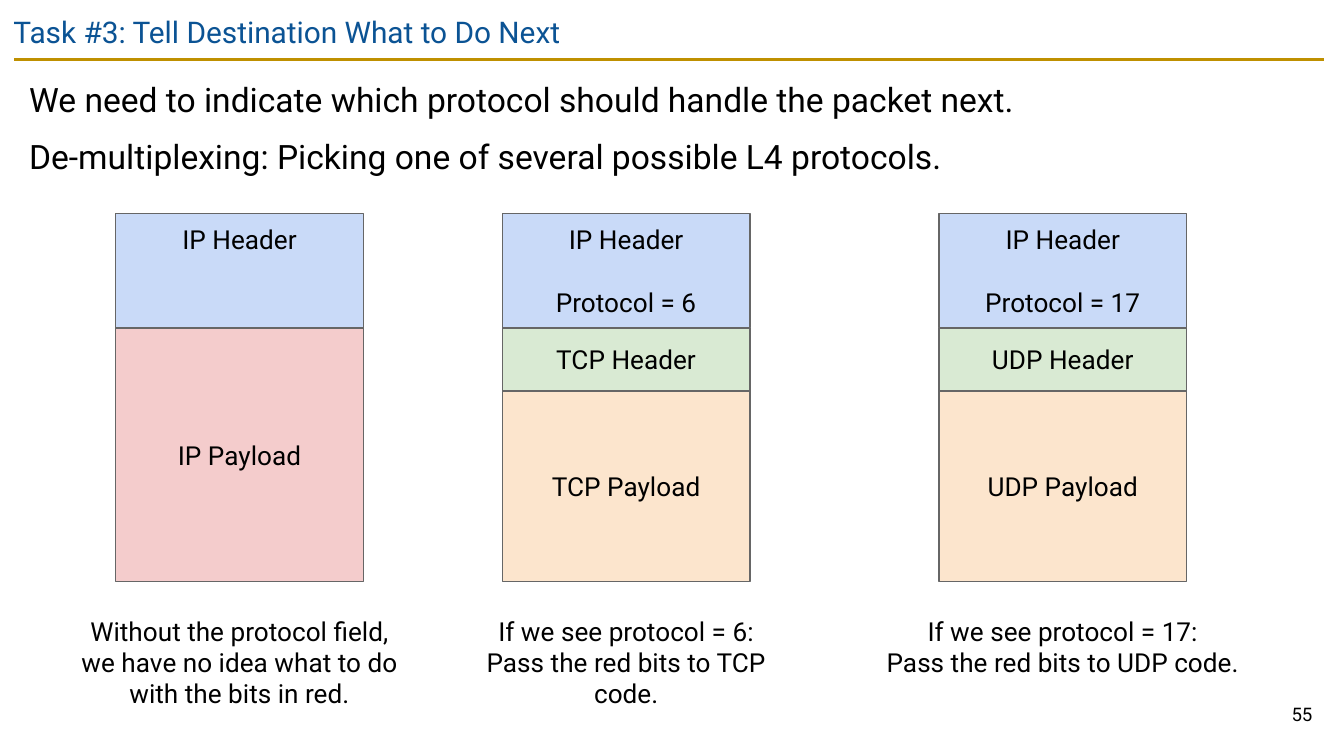
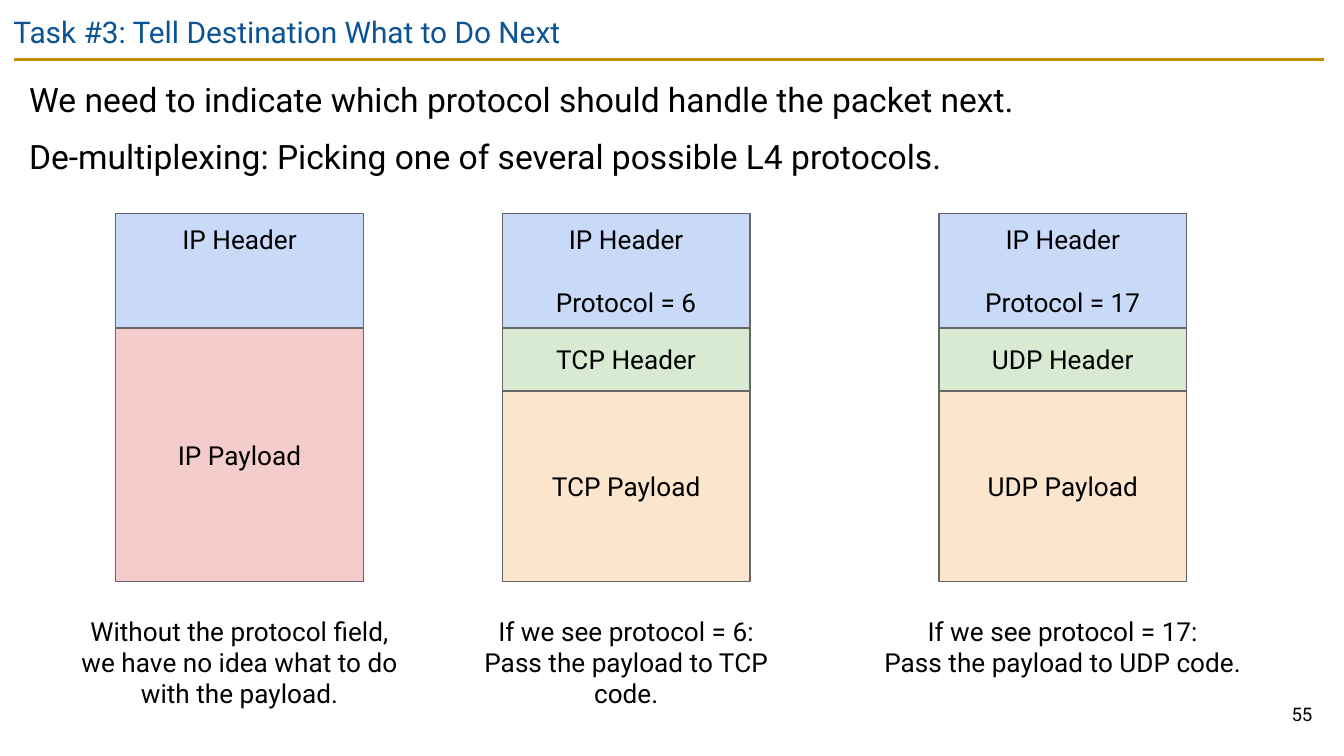
Before and after one commit to guhofstra/CSC175Sp26, a slide deck: slide 55 of PPTs/Lecture 9 - BGP Implementation and IP Header.pptx. Drawn at 1344x756 pixels with LibreOffice and Linux fonts; fonts in the diff are those of the drawing. Boxes give left, top, right and bottom in pixels: in the first picture for what was removed or moved away, otherwise in the second. Text is boxed around its words. In the diff, an @@ line names an element or a change of style, - is before the commit and + after.

```diff
--- a/PPTs/Lecture 9 - BGP Implementation and IP Header.pptx
+++ b/PPTs/Lecture 9 - BGP Implementation and IP Header.pptx
@@ text at box(81, 621, 398, 709): text changed @@
-Without the protocol field, we have no idea what to do with the bits in red.
+Without the protocol field, we have no idea what to do with the payload.
@@ text at box(484, 652, 768, 704): text changed @@
-Pass the red bits to TCP code.
+Pass the payload to TCP code.
@@ text at box(884, 652, 1241, 678): text changed @@
-Pass the red bits to UDP code.
+Pass the payload to UDP code.
```
Also in this commit, not shown: 4 other slides changed, 1 other file.
